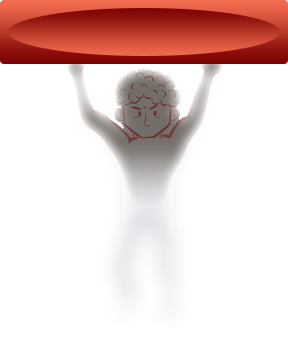
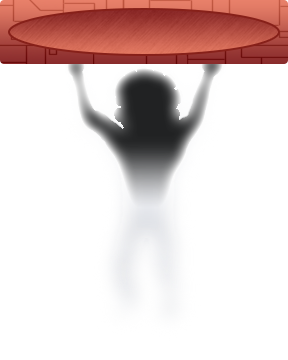
Revision of a layered 288px x 360px image; what changed, layer by layer:
pixels changed over [0, 0, 288, 205] (layer not identified)
